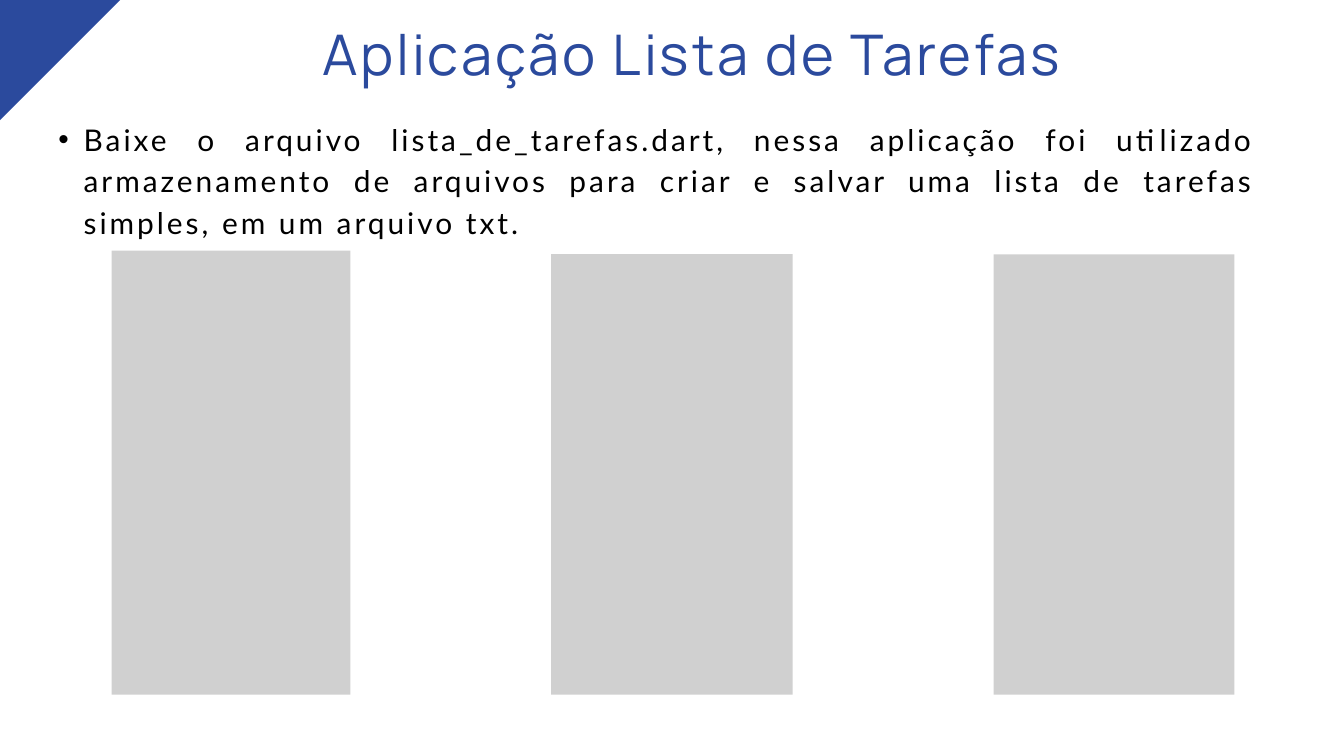
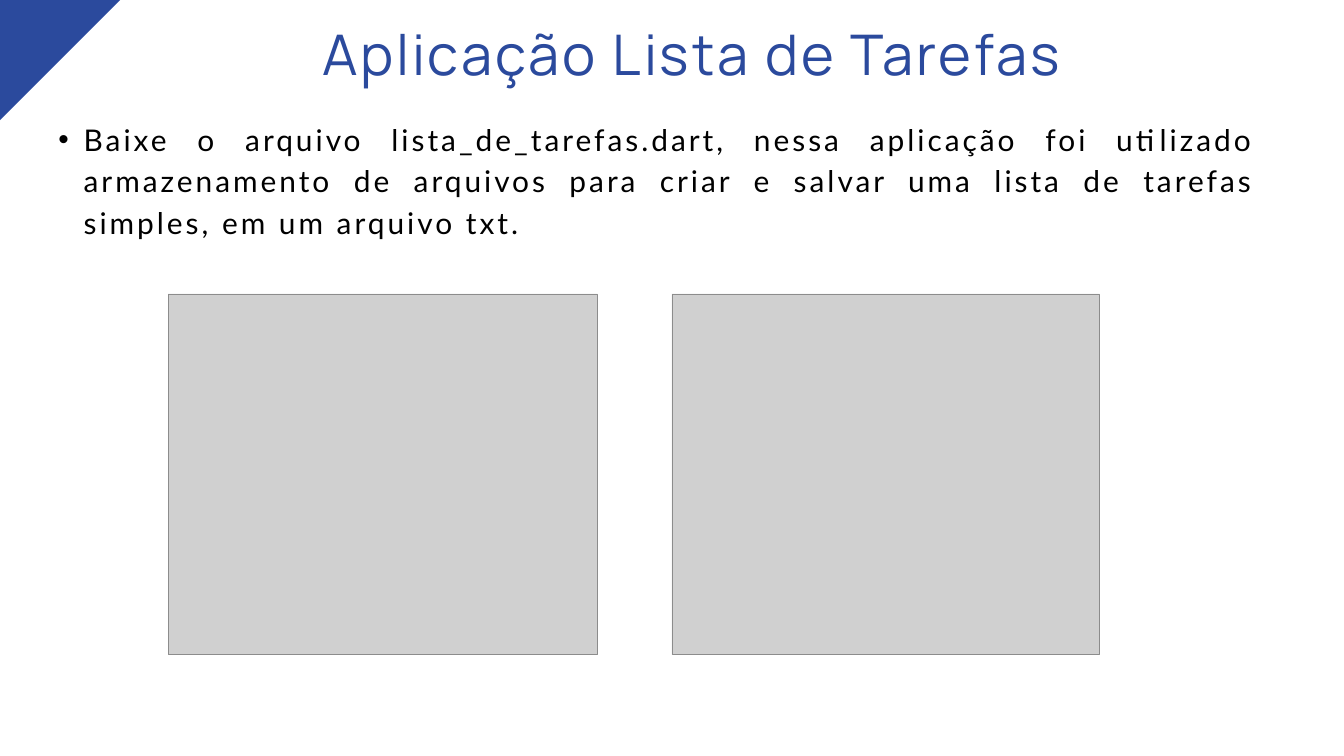
Before and after one commit to TalyssonDEV/Semac-11, a slide deck: slide 10 of Aula12-Armazenamento Interno com Arquivos/Aula12-Armazenamento Interno com Arquivos.pptx. Drawn at 1344x756 pixels with LibreOffice and Linux fonts; fonts in the diff are those of the drawing; grey boxes stand for pictures. Boxes give left, top, right and bottom in pixels: in the first picture for what was removed or moved away, otherwise in the second. Text is boxed around its words. In the diff, an @@ line names an element or a change of style, - is before the commit and + after.

```diff
--- a/Aula12-Armazenamento Interno com Arquivos/Aula12-Armazenamento Interno com Arquivos.pptx
+++ b/Aula12-Armazenamento Interno com Arquivos/Aula12-Armazenamento Interno com Arquivos.pptx
@@ picture removed at (112, 251, 350, 695) @@
@@ picture removed at (551, 254, 792, 694) @@
@@ picture removed at (994, 255, 1234, 695) @@
@@ picture added at (168, 294, 597, 655) @@
@@ picture added at (672, 294, 1099, 655) @@
```
Also in this commit, not shown: 6 other slides changed, 6 other files.
